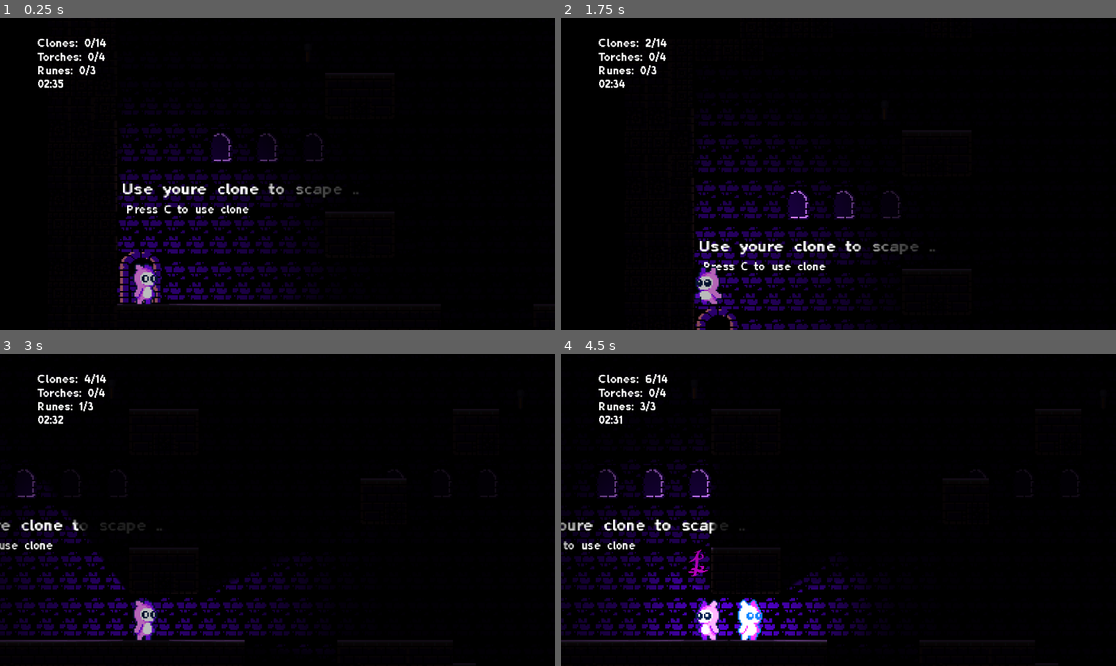
Above: before the commit, frames 1-4 (two rows, left to right).
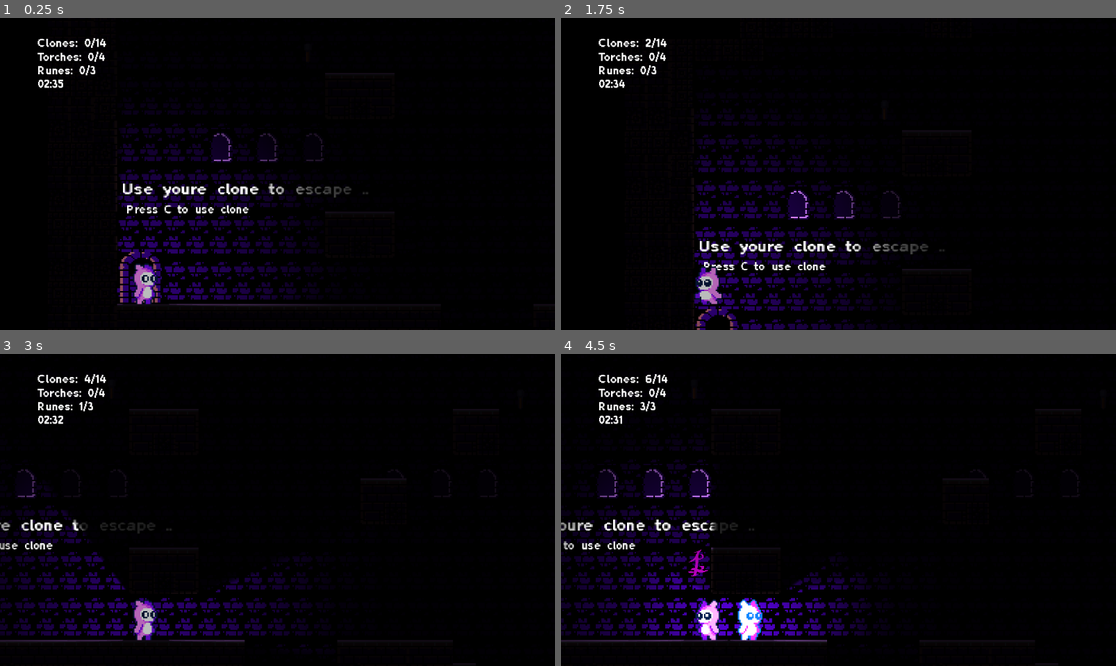
Above: after the commit, the same moments.

Repository: anasabuhania55-alt/Clone
Game: Godot game, scene res://Scene/LightClone.tscn
The game is run twice, just before and just after one commit, with the same random seed, the same clock (stepped at 60 frames per second) and the same inputs. This scene is started directly instead of the project's main scene.
Inputs:
- Up to frame 1 (0.25 s): no input
- Up to frame 2 (1.75 s): tap C (clone) at 0.5, 0.6, 1.25, 1.55 s; tap Space (Jump) at 0.77, 1.52 s; tap A (MoveL) at 1.35 s
- Up to frame 3 (3 s): tap C (clone) at 2, 2.3, 2.75, 2.85 s; hold D (MoveR) 2.03-2.78 s
- Up to frame 4 (4.5 s): tap Space (Jump) at 3.02, 3.77 s; tap C (clone) at 3.5, 3.6, 4.25 s; tap A (MoveL) at 4.35 s

The runs differ from the first frame. In frame 1, 0.1% of the frame differs, in the area x 53-67%, y 53-58%; in frame 2, 0.1%; in frame 3, less than 0.1%; in frame 4, 0.1%, in the area x 21-35%, y 53-58%.

Commit message:
fixed clone bug

Diff:
--- a/Scene/LightClone.tscn
+++ b/Scene/LightClone.tscn
@@ -178,7 +178,7 @@
 scale = Vector2(0.74044925, 0.6799997)
 theme_override_fonts/font = ExtResource("4_ordrc")
 theme_override_font_sizes/font_size = 16
-text = "Use youre clone to scape .."
+text = "Use youre clone to escape .."
 
 [node name="Label2" type="Label" parent="."]
 anchors_preset = 2
Not shown, added: docs/index.apple-touch-icon.png.import
Not shown, added: docs/index.icon.png.import
Not shown, added: docs/index.png.import
